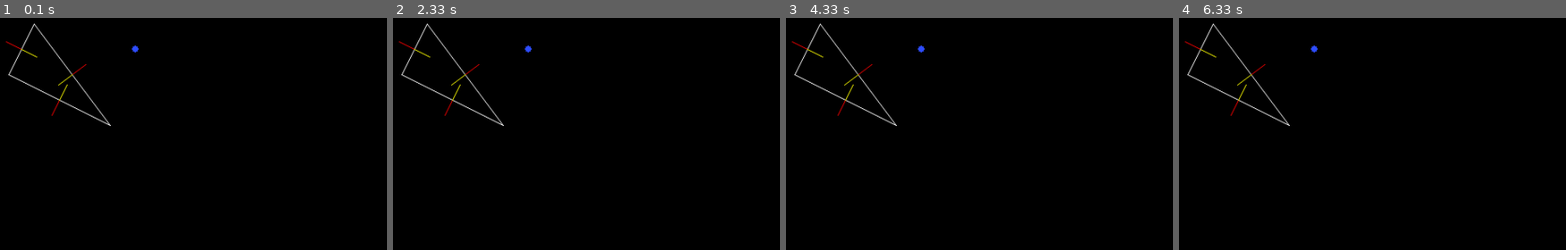
Above: before the commit, frames 1-4 (left to right).
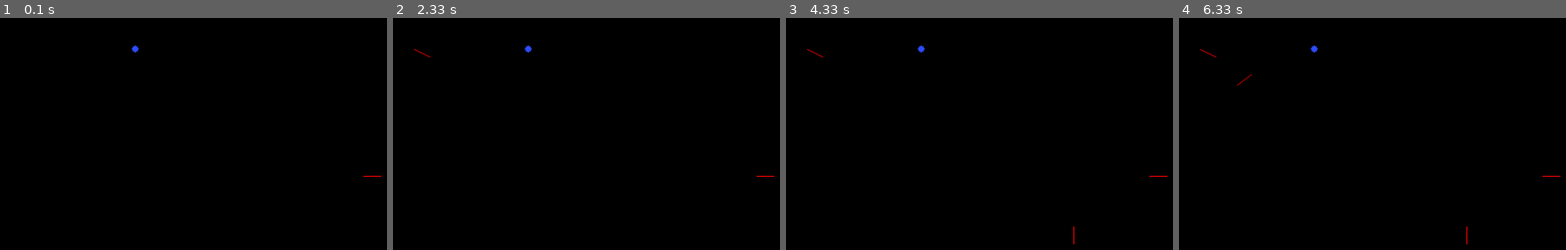
Above: after the commit, the same moments.

Repository: DoYouEvenStackSmash/planning-algorithms-exercises
Game: pygame game, started from src/ch4/c_space_planning_project/primitive_sketch.py
The game is run twice, just before and just after one commit, with the same random seed, the same clock (stepped at 60 frames per second) and the same inputs.
Inputs:
- Up to frame 1 (0.1 s): no input
- Up to frame 2 (2.33 s): no input
- Up to frame 3 (4.33 s): no input
- Up to frame 4 (6.33 s): no input

The runs differ from the first frame. In frame 1, 0.8% of the frame differs, in the area x 1-99%, y 2-69%; in frame 2, 0.8%; in frame 3, 0.8%, in the area x 1-99%, y 2-98%; in frame 4, 0.8%.

Commit message:
added edge sorting

Diff:
--- a/src/ch4/c_space_planning_project/polygon_support.py
+++ b/src/ch4/c_space_planning_project/polygon_support.py
@@ -13,6 +13,16 @@
 
   def test_pt(self, pt = (0,0)):
     return self.H.test_point(pt)
+
+  def get_in_vec(self):
+    if not self.in_vec:
+      self.in_vec = self.compute_vec(self.calculate_in_vec_angle())
+    return self.in_vec
+
+  def get_out_vec(self):
+    if not self.out_vec:
+      self.out_vec = self.compute_vec(self.calculate_out_vec_angle())
+    return self.out_vec
 
   def get_out_vec_segment(self):
     if not self.out_vec:
@@ -105,3 +115,13 @@
       x.append(hold.get_out_vec_segment())
       hold = hold.m_next
     return x
+
+
+  def get_edge_list(self):
+    hold = self.half_planes_head
+    edgelist = [hold]
+    hold = hold.m_next
+    while hold != self.half_planes_head:
+      edgelist.append(hold)
+      hold = hold.m_next
+    return edgelist
--- a/src/ch4/c_space_planning_project/primitive_sketch.py
+++ b/src/ch4/c_space_planning_project/primitive_sketch.py
@@ -107,6 +107,30 @@
   pt2 = Point(520,520)
 
   return get_single_edge(o, pt1, pt2)
+
+def test_rectangular_polygon(w = 0, h = 0):
+  origin = [w/2,h/2]
+  # origin = [700,700]
+  o = Point(origin[0], origin[1])
+  pt1 = Point(590,590)
+  pt2 = Point(770,590)
+  pt3 = Point(770,710)
+  pt4 = Point(590,710)
+  h1 = get_single_edge(o,pt1,pt2)
+  h2 = get_single_edge(o,pt2,pt3)
+  h3 = get_single_edge(o,pt3,pt4)
+  h4 = get_single_edge(o,pt4,pt1)
+  e1 = Edge(h1)
+  e2 = Edge(h2)
+  e3 = Edge(h3)
+  e4 = Edge(h4)
+  e1.m_next = e2
+  e2.m_next = e3
+  e3.m_next = e4
+  e4.m_next = e1
+  p = Polygon()
+  p.half_planes_head = e1
+  return p
 
 def test_offset_triangle_polygon(w = 0, h = 0):
   origin = [w/2,h/2]
@@ -161,10 +185,10 @@
   for i in x:
     draw_line(screen, i, colors["red"])
 
-def display_polygon_edges(screen, polygon = None):
+def display_polygon_edges(screen, polygon = None, color = colors["white"]):
   x = polygon.get_segments()
   for i in x:
-    draw_line(screen, i, colors["white"])
+    draw_line(screen, i, color)
 
 def polygon_pygame_loop(screen, polygon = None):
   # print(polygon.get_segments())
@@ -214,6 +238,34 @@
         # print(hp.test_point(p))
         print(p)
 
+def display_polygon_attr(screen, polygon = None,color = colors["white"]):
+  display_polygon_edges(screen, polygon, color)
+  display_out_vectors(screen, polygon)
+  display_in_vectors(screen, polygon)
+
+
+def conv_func(theta):
+    if theta < 0:
+      return 2 * np.pi - abs(theta)
+    return theta
+
+def sort_edge_vectors(edge_vector_list):
+  adjust = lambda line_obj : conv_func(line_obj.get_rad_angle())
+  sorted_edge_list = sorted(edge_vector_list, key=adjust)
+  return sorted_edge_list
+
+def add_robot_vectors(polygon, edge_vector_list):
+  in_el = polygon.get_edge_list()
+  for e in in_el:
+    edge_vector_list.append(e.get_in_vec())
+
+def add_obstacle_vectors(polygon, edge_vector_list):
+  out_el = polygon.get_edge_list()
+  for e in out_el:
+    edge_vector_list.append(e.get_out_vec())
+
+
+
 def main():
   w,h = 1000,1000
   pygame.init()
@@ -232,11 +284,26 @@
   # hp = test_single_down_left_edge(w,h)
   # p = test_right_triangle_polygon(w,h)
   draw_dot(screen, (500,500), colors["indigo"])
-  p = test_offset_triangle_polygon(w,h)
-  display_polygon_edges(screen, p)
-  display_out_vectors(screen, p)
-  display_in_vectors(screen, p)
-  polygon_pygame_loop(screen, p)
+  # p = test_offset_triangle_polygon(w,h)
+  rectangle_p = test_rectangular_polygon(w,h)
+  offset_triangle_p = test_offset_triangle_polygon(w,h)
+  edge_vector_list = []
+  # obs_el = rectangle_p.get_edge_list()
+  # rob_el = offset_triangle_p.get_edge_list()
+  add_robot_vectors(offset_triangle_p, edge_vector_list)
+  add_obstacle_vectors(rectangle_p, edge_vector_list)
+  print(len(edge_vector_list))
+  sel = sort_edge_vectors(edge_vector_list)
+  for i in sel:
+    draw_line(screen, i.get_segment(),colors["red"])
+    time.sleep(2)
+
+  # display_polygon_attr(screen, rectangle_p)
+  # display_polygon_attr(screen, offset_triangle_p, colors["green"])
+  # display_polygon_edges(screen, p)
+  # display_out_vectors(screen, p)
+  # display_in_vectors(screen, p)
+  polygon_pygame_loop(screen, offset_triangle_p)
 
 
 main()
